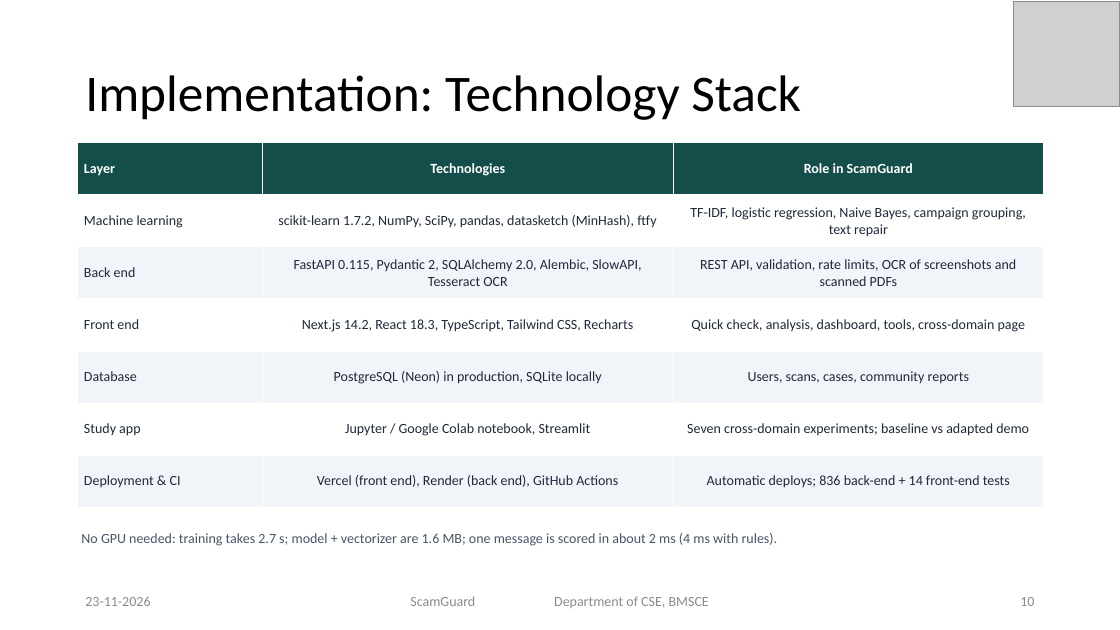
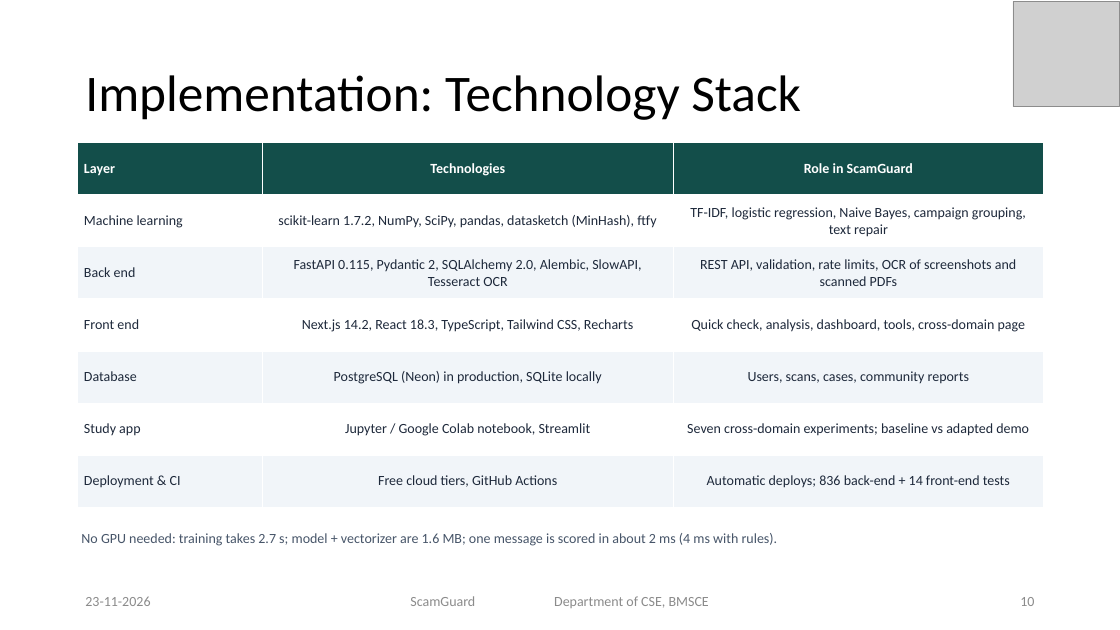
Before and after one commit to priyamthakur275/ScamGuard-AI, a slide deck: slide 10 of docs/presentation/ScamGuard_Final_Presentation.pptx. Drawn at 1120x630 pixels with LibreOffice and Linux fonts; fonts in the diff are those of the drawing; grey boxes stand for pictures. Boxes give left, top, right and bottom in pixels: in the first picture for what was removed or moved away, otherwise in the second. Text is boxed around its words. In the diff, an @@ line names an element or a change of style, - is before the commit and + after.

Commit message:
Report and PPT: remove front-end hosting wording

```diff
--- a/docs/presentation/ScamGuard_Final_Presentation.pptx
+++ b/docs/presentation/ScamGuard_Final_Presentation.pptx
@@ table at (77, 143, 1044, 507) @@
-row 7, column 2: Vercel (front end), Render (back end), GitHub Actions
+row 7, column 2: Free cloud tiers, GitHub Actions
```
Also in this commit, not shown: 2 other slides changed, 6 other files.
